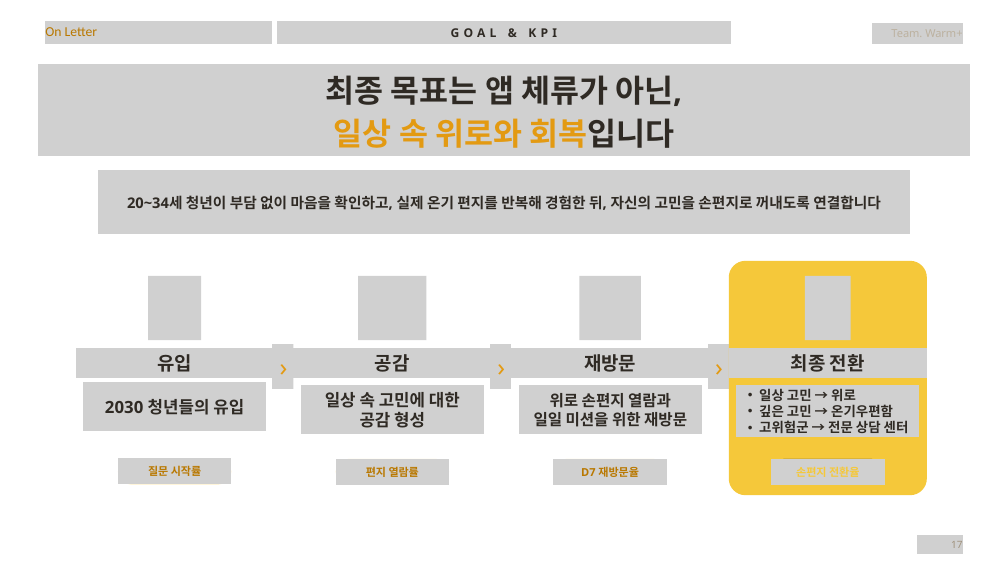
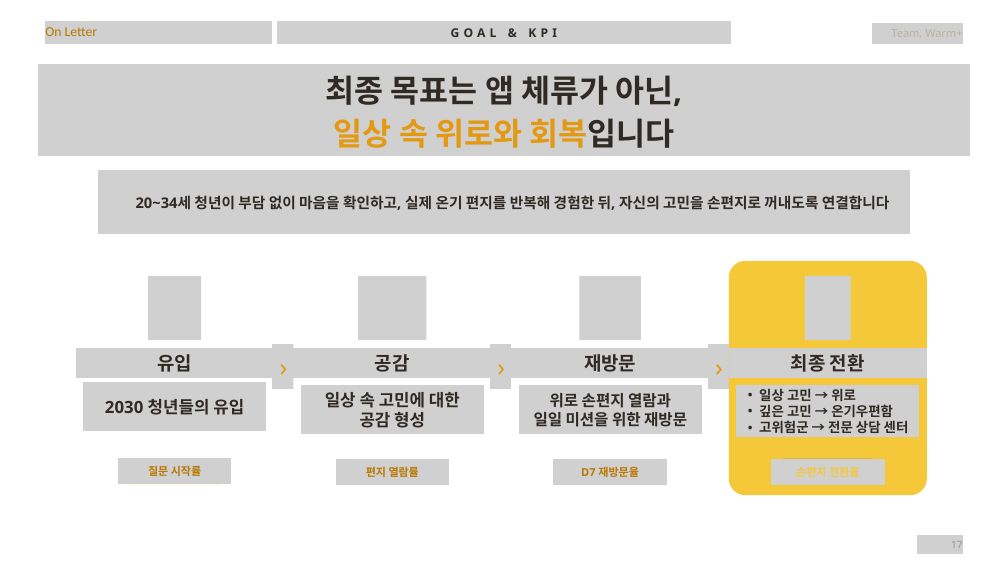
Before and after one commit to CSID-DGU/2026-2-OSSProj-Warmplus-05, a slide deck: slide 17 of Doc/1_2_OSSProj_05_웜플러스_수행계획발표자료.pptx. Drawn at 1008x567 pixels with LibreOffice and Linux fonts; fonts in the diff are those of the drawing; grey boxes stand for pictures; background and template pictures are left out. Boxes give left, top, right and bottom in pixels: in the first picture for what was removed or moved away, otherwise in the second. Text is boxed around its words. In the diff, an @@ line names an element or a change of style, - is before the commit and + after.

```diff
--- a/Doc/1_2_OSSProj_05_웜플러스_수행계획발표자료.pptx
+++ b/Doc/1_2_OSSProj_05_웜플러스_수행계획발표자료.pptx
@@ text "20~34세 청년이 부담 없이 마음을 ...": place and size @@
-text "20~34세 청년이 부담 없이 마음을 ..." at <box>127,195,881,210</box>
+text "20~34세 청년이 부담 없이 마음을 ..." at <box>136,195,890,210</box>
```
Also in this commit, not shown: 5 other slides changed, 2 other files.
